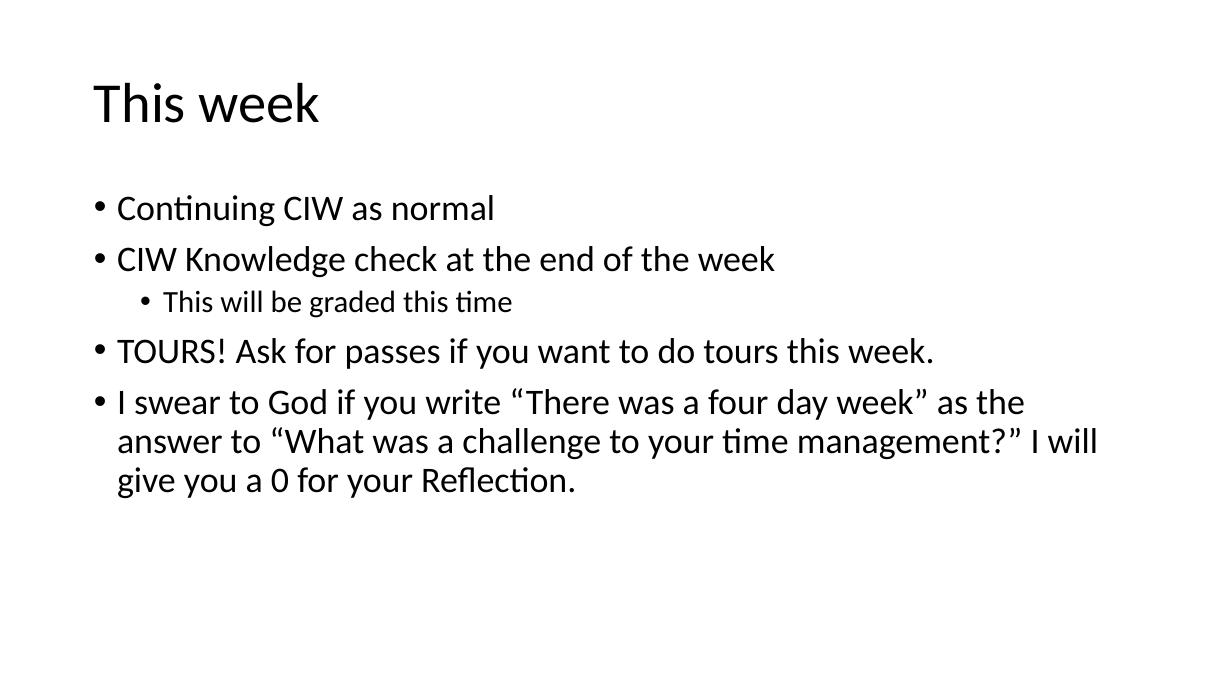
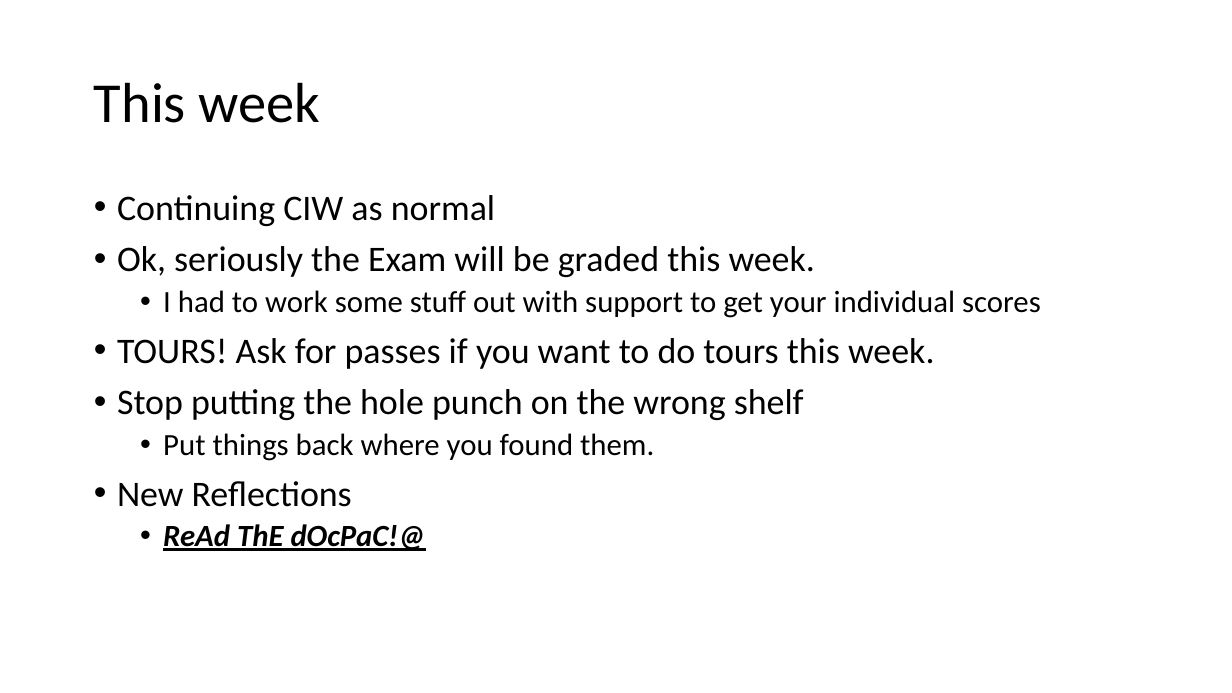
Before and after one commit to parke2023059/docpacs2223, a slide deck: slide 10 of docpac_20270123/Weekly Review.pptx (slide 9 before the commit). Drawn at 1232x693 pixels with LibreOffice and Linux fonts; fonts in the diff are those of the drawing. Boxes give left, top, right and bottom in pixels: in the first picture for what was removed or moved away, otherwise in the second. Text is boxed around its words. In the diff, an @@ line names an element or a change of style, - is before the commit and + after.

```diff
--- a/docpac_20270123/Weekly Review.pptx
+++ b/docpac_20270123/Weekly Review.pptx
@@ text at (117,246,1041,318): text changed; size 28 to 24 pt @@
-• CIW Knowledge check at the end of the week
-  • This will be graded this time
+• Ok, seriously the Exam will be graded this week.
+  • I had to work some stuff out with support to get your individual scores
@@ text at (117,389,804,551): text changed @@
-• I swear to God if you write “There was a four day week” as the answer to “What was a challenge to your time management?” I will give you a 0 for your Reflection.
+• Stop putting the hole punch on the wrong shelf
+  • Put things back where you found them.
+• New Reflections
+  • ReAd ThE dOcPaC!@
```
Also in this commit, not shown: 4 other slides changed, 2 slides added, 1 slide removed, 1 other file.
